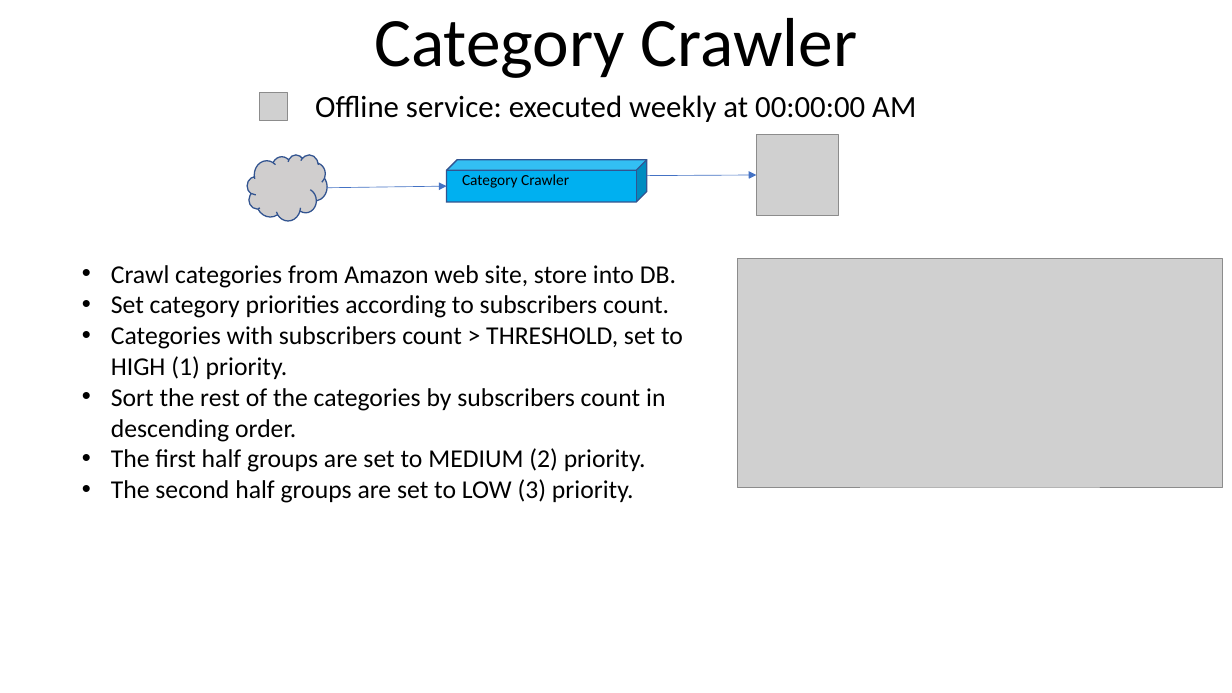
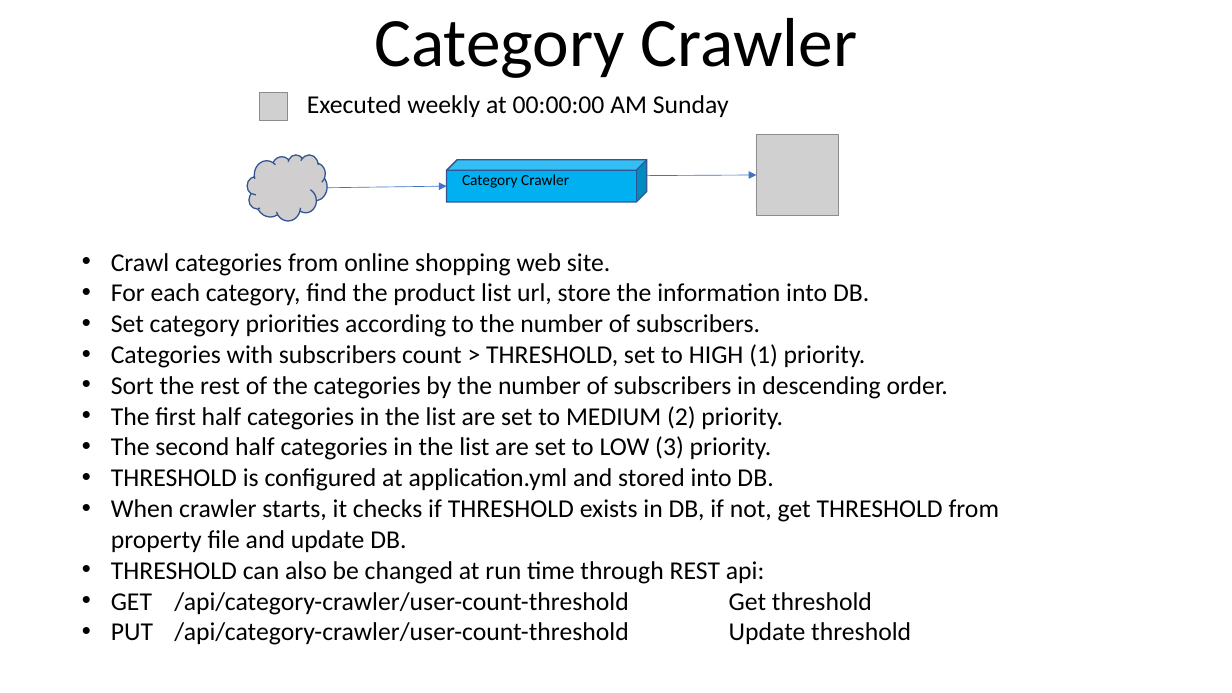
Before and after one commit to youhusky/price-monitoring-system, a slide deck: slide 3 of PriceMonitoringDesign.pptx. Drawn at 1232x693 pixels with LibreOffice and Linux fonts; fonts in the diff are those of the drawing; grey boxes stand for pictures. Boxes give left, top, right and bottom in pixels: in the first picture for what was removed or moved away, otherwise in the second. Text is boxed around its words. In the diff, an @@ line names an element or a change of style, - is before the commit and + after.

Commit message:
Update ppt

```diff
--- a/PriceMonitoringDesign.pptx
+++ b/PriceMonitoringDesign.pptx
@@ subtitle at [307,95,729,117]: text changed; size 24 to 20 pt @@
-Offline service: executed weekly at 00:00:00 AM
+Executed weekly at 00:00:00 AM Sunday
@@ text "Crawl categories from online shopping ...": place and size @@
-text "Crawl categories from online shopping ..." at [111,265,683,503]
+text "Crawl categories from online shopping ..." at [111,253,999,645]
@@ text at [111,253,869,337]: text changed @@
-• Crawl categories from Amazon web site, store into DB.
-• Set category priorities according to subscribers count.
+• Crawl categories from online shopping web site.
+• For each category, find the product list url, store the information into DB.
+• Set category priorities according to the number of subscribers.
@@ picture removed at [738,259,1224,487] @@
@@ text at [111,376,999,645]: text changed @@
-• Sort the rest of the categories by subscribers count in descending order.
-• The first half groups are set to MEDIUM (2) priority.
-• The second half groups are set to LOW (3) priority.
+• Sort the rest of the categories by the number of subscribers in descending order.
+• The first half categories in the list are set to MEDIUM (2) priority.
+• The second half categories in the list are set to LOW (3) priority.
+• THRESHOLD is configured at application.yml and stored into DB.
+• When crawler starts, it checks if THRESHOLD exists in DB, if not, get THRESHOLD from property file and update DB.
+• THRESHOLD can also be changed at run time through REST api:
+• GET /api/category-crawler/user-count-threshold Get threshold
+• PUT /api/category-crawler/user-count-threshold Update threshold
```
Also in this commit, not shown: 3 other slides changed, 6 slides added, 7 slides removed.
